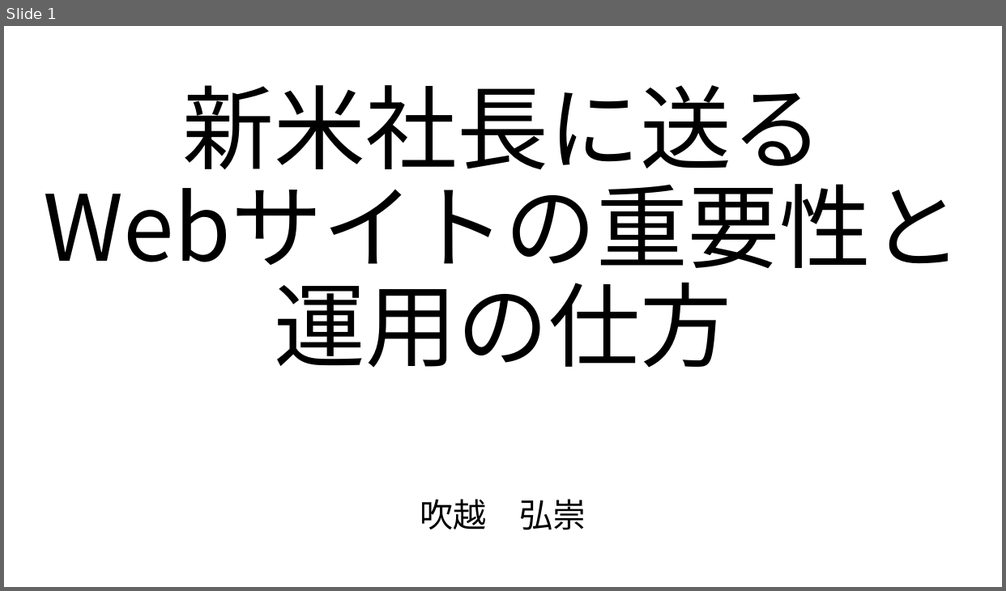
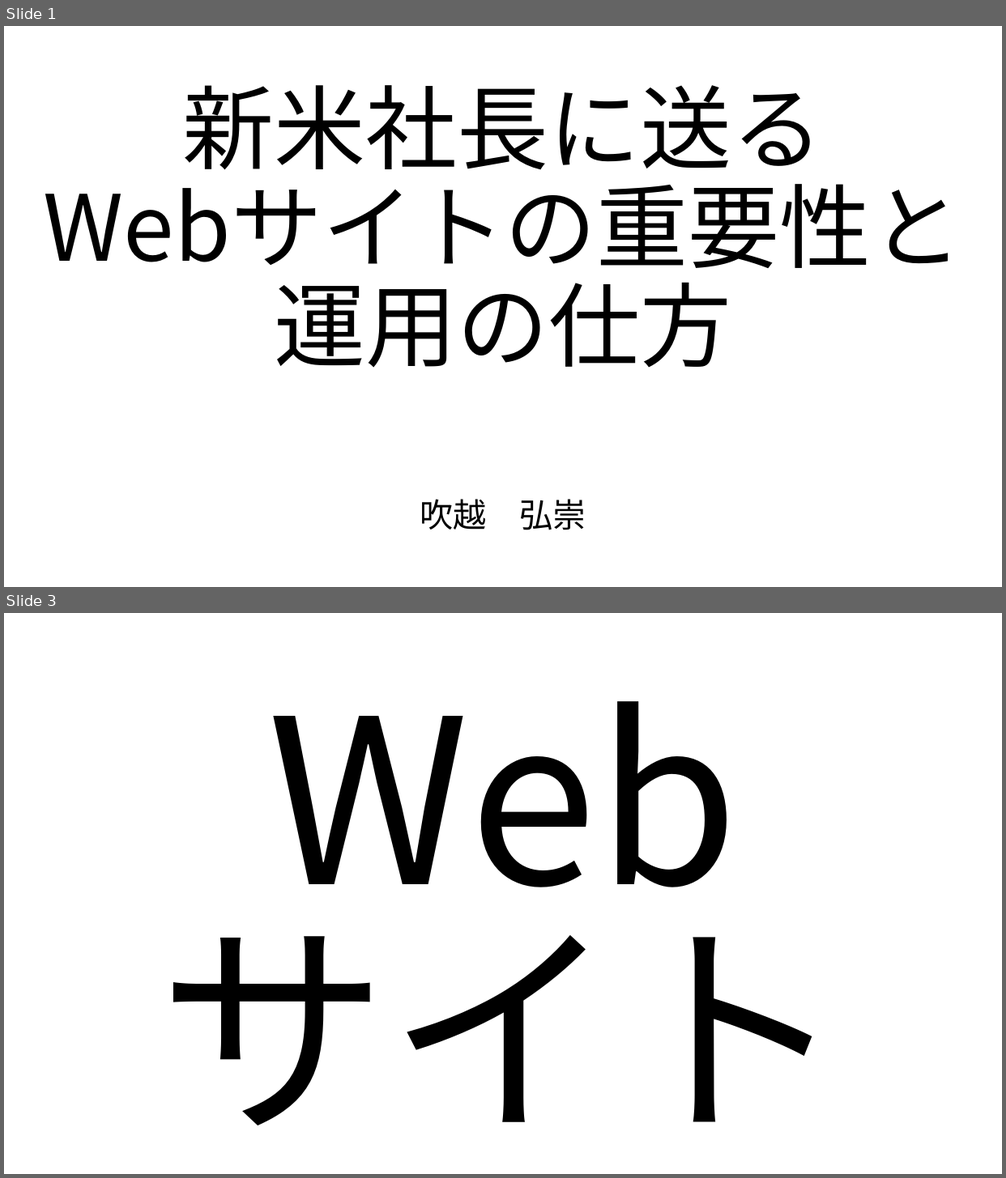
Before and after one commit to HirotakaFukkoahi/WebsiteForCEO, a slide deck: 新米社長に送るWebサイトの重要性と運用の仕方.pptx. Shown one above the other, each under a label of ours: slide 1 before the commit, slides 1 and 3 after it; the slides between them are not shown. The pictures are 1006x591 and 1006x1178 pixels, drawn with LibreOffice and Linux fonts; fonts in the diff are those of the drawing. Boxes give left, top, right and bottom in pixels: in the first picture for what was removed or moved away, otherwise in the second. Text is boxed around its words. In the diff, an @@ line names an element or a change of style, - is before the commit and + after.

```diff
--- a/新米社長に送るWebサイトの重要性と運用の仕方.pptx
+++ b/新米社長に送るWebサイトの重要性と運用の仕方.pptx
@@ slide 3 added at <box>4,613,1002,1174</box>, background #FFFFFF @@
@@ text added at <box>158,701,847,1126</box>, 221.1 pt, text #000000 @@
+Web
+サイト
```
Also in this commit, not shown: 3 other slides added.
